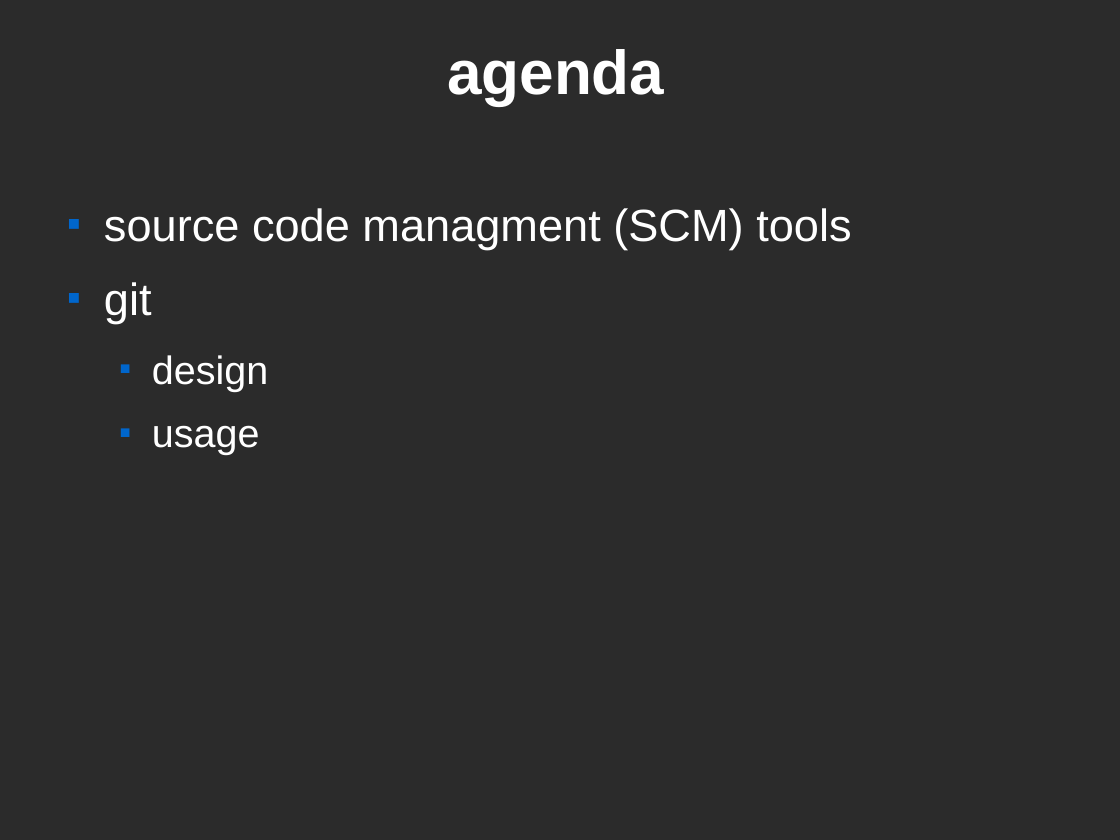
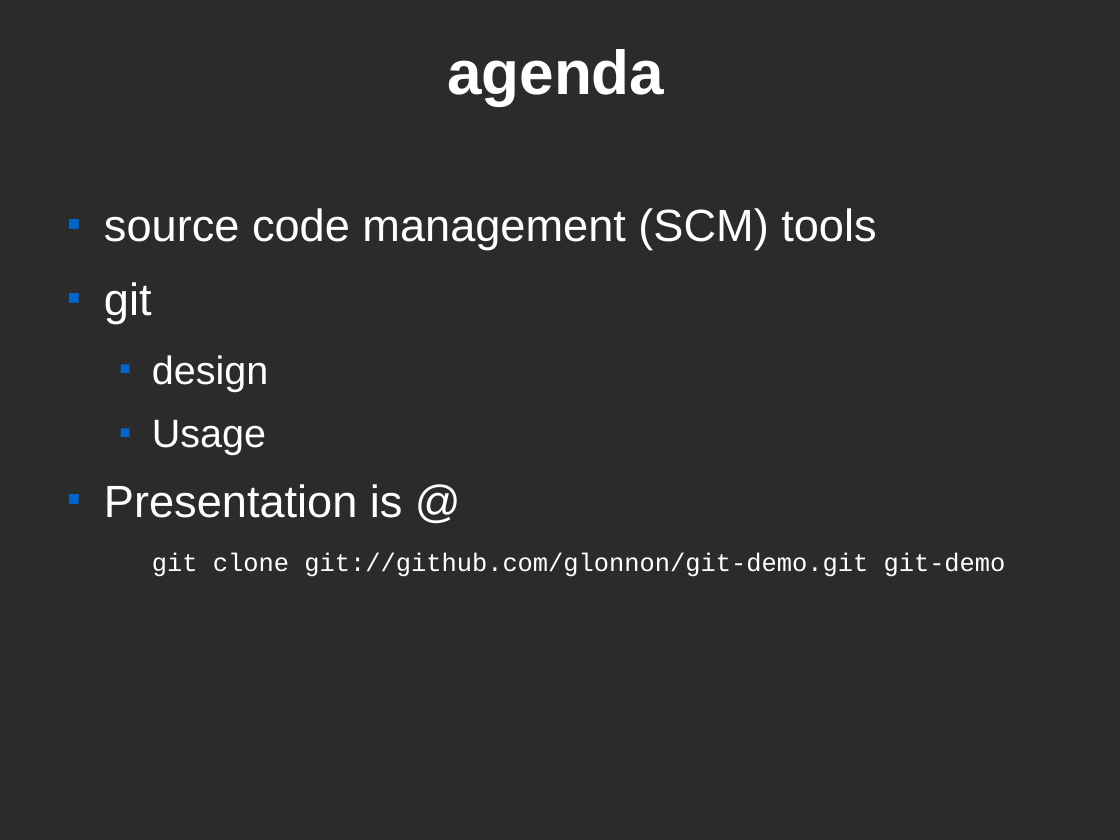
Before and after one commit to glonnon/git-demo, a slide deck: slide 2 of git_boise_web_tech.odp. Drawn at 1120x840 pixels with LibreOffice and Linux fonts; fonts in the diff are those of the drawing; background and template pictures are left out; a plain dark background stands for a picture behind light text. Boxes give left, top, right and bottom in pixels: in the first picture for what was removed or moved away, otherwise in the second. Text is boxed around its words. In the diff, an @@ line names an element or a change of style, - is before the commit and + after.

```diff
--- a/git_boise_web_tech.odp
+++ b/git_boise_web_tech.odp
@@ text at [104, 208, 876, 250]: text changed @@
-■ source code managment (SCM) tools
+■ source code management (SCM) tools
@@ text at [104, 420, 1006, 577]: text changed; size 28 to 18 pt; font Arial to Courier New @@
-  ■ usage
+  ■ Usage
+■ Presentation is @
+  git clone git://github.com/glonnon/git-demo.git git-demo
```
Also in this commit, not shown: 7 other slides changed, 1 slide added, 1 other file.
